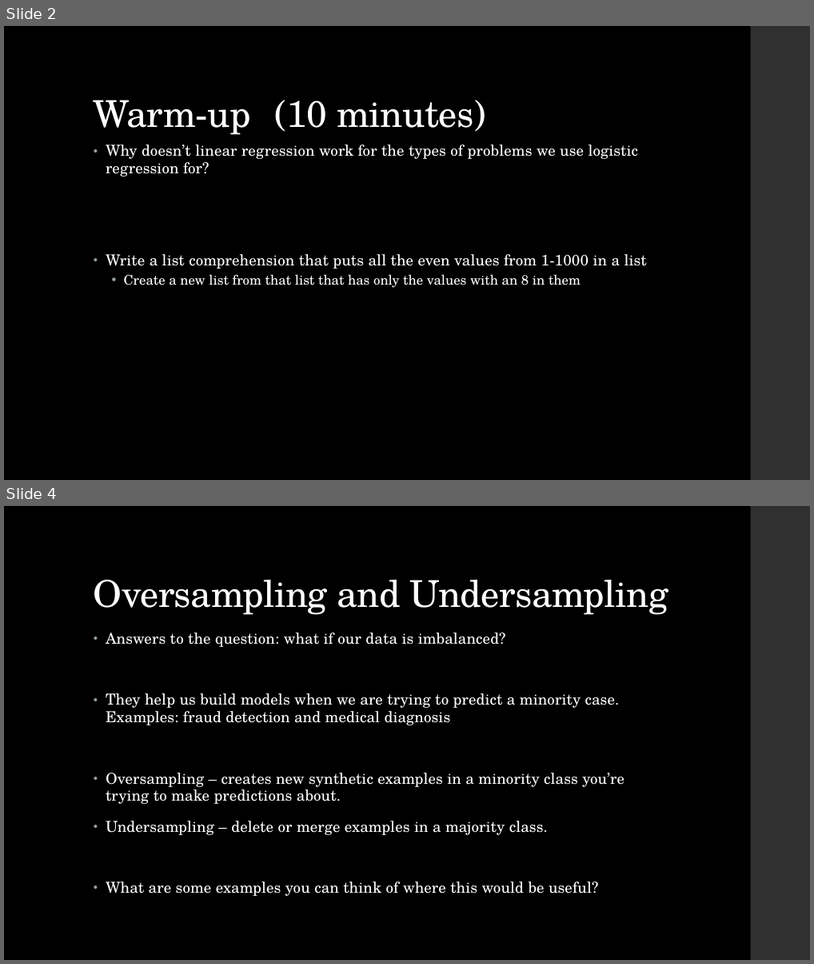
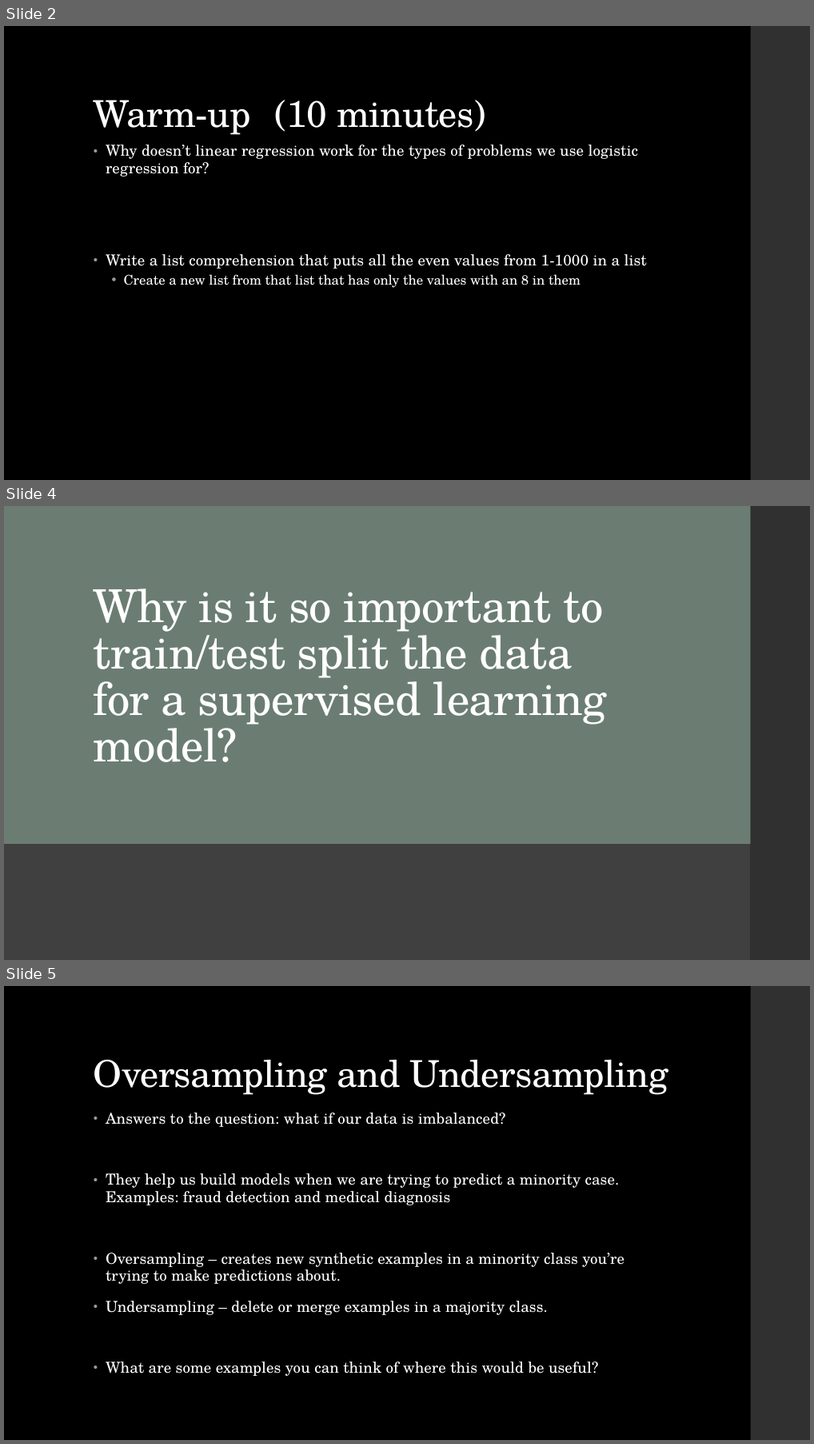
Before and after one commit to LaunchCoderGirlSTL/Data-Science-Assignments, a slide deck: course_material/week_15/week_15_presentation.pptx. Shown one above the other, each under a label of ours: slides 2 and 4 before the commit, slides 2, 4 and 5 after it; the slides between them are not shown. The pictures are 814x964 and 814x1444 pixels, drawn with LibreOffice and Linux fonts; fonts in the diff are those of the drawing. Boxes give left, top, right and bottom in pixels: in the first picture for what was removed or moved away, otherwise in the second. Text is boxed around its words. In the diff, an @@ line names an element or a change of style, - is before the commit and + after.

```diff
--- a/course_material/week_15/week_15_presentation.pptx
+++ b/course_material/week_15/week_15_presentation.pptx
@@ slide 4 added at (x1=4, y1=506, x2=810, y2=960), background #000000 @@
@@ rectangle added at (x1=4, y1=506, x2=34, y2=960), fill #303030 @@
@@ rectangle added at (x1=4, y1=506, x2=751, y2=844), fill #6B7D72 @@
@@ rectangle added at (x1=751, y1=506, x2=810, y2=960), fill #303030 @@
@@ title added at (x1=94, y1=588, x2=608, y2=762), 54 pt, text #FFFFFF @@
+Why is it so important to train/test split the data for a supervised learning model?
@@ rectangle added at (x1=4, y1=844, x2=751, y2=960), fill #404040 @@
@@ what was slide 4 is now slide 5 @@
```
Also in this commit, not shown: 1 slide changed, 2 other files.
